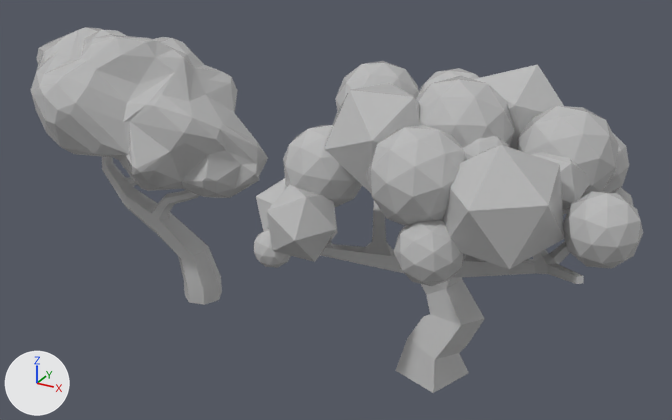
A saved change to the FBX model Assets/Art Assets/cherry blossom tree A (UPD).fbx.
Before and after are seen from a camera (50 mm lens) standing at (2.2, -2.61, 1.83) and looking at (0.72, 0.07, 0.49). Every picture has the same lights, and +X, +Y and +Z are marked at lower left. Where no turn or scale is listed for an object, it has been applied to the vertices.
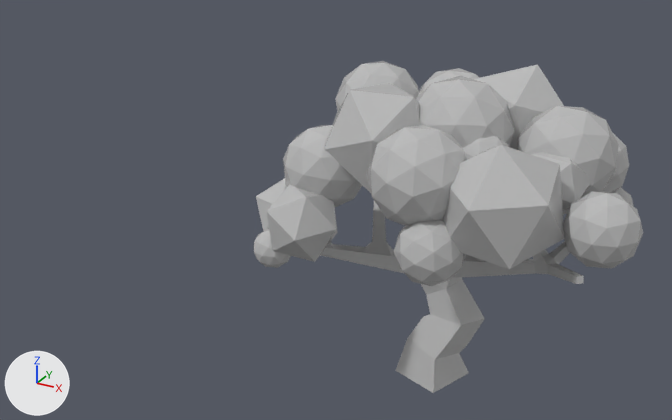
The newer file is also rescaled (x1.542), turned or shifted as a whole; pictures and numbers use the older file's frame.

What differs and where, as boxes (x1, y1, x2, y2) in the pictures (672 x 420 px):
'pSphere1', deleted
    before: (31, 27, 268, 198)
'pCylinder1', deleted
    before: (102, 157, 222, 305)

The change, as a list of edits to the scene's bpy script:
```text
Remove ob_psphere1:
    ob_psphere1 = bpy.data.objects.new('pSphere1', me_mesh_001)
    ob_psphere1.location = (0.155, 0.007, 0.058)
Remove ob_pcylinder1:
    ob_pcylinder1 = bpy.data.objects.new('pCylinder1', me_mesh)
    ob_pcylinder1.location = (0.155, 0.007, 0.058)
```
